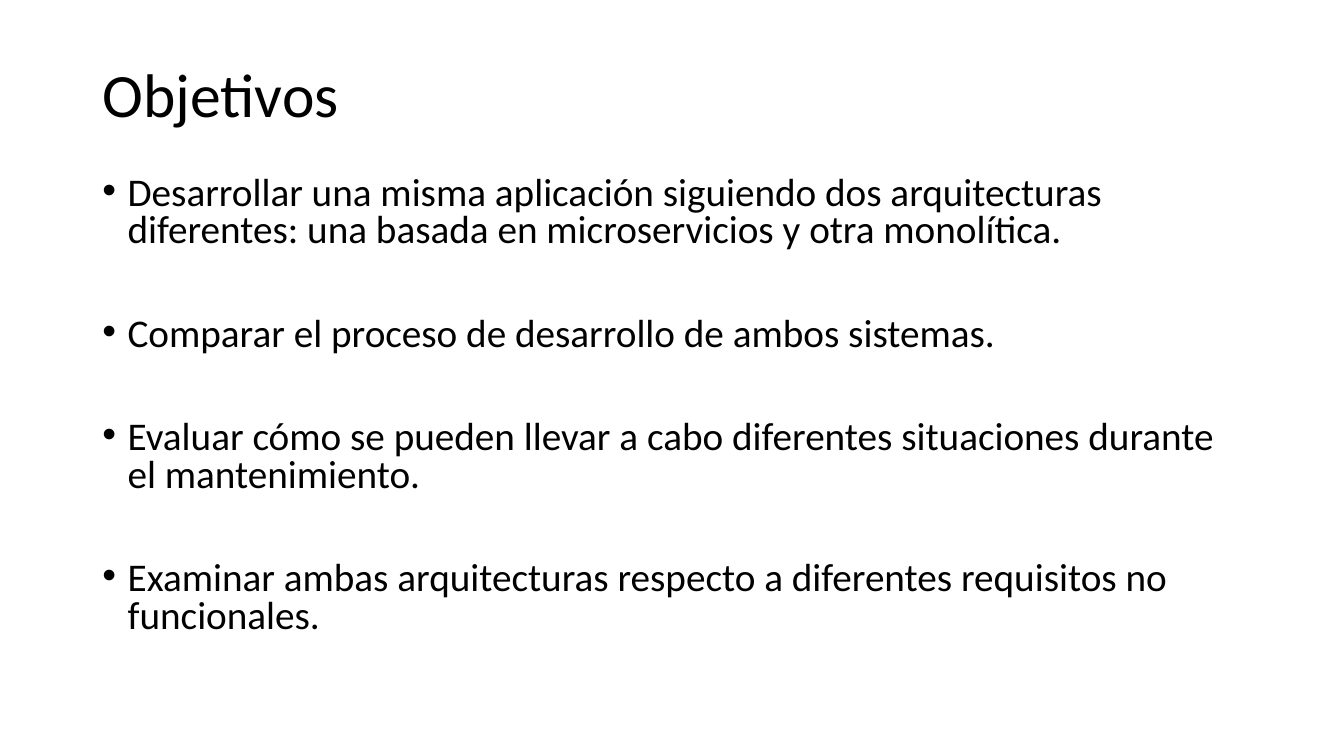
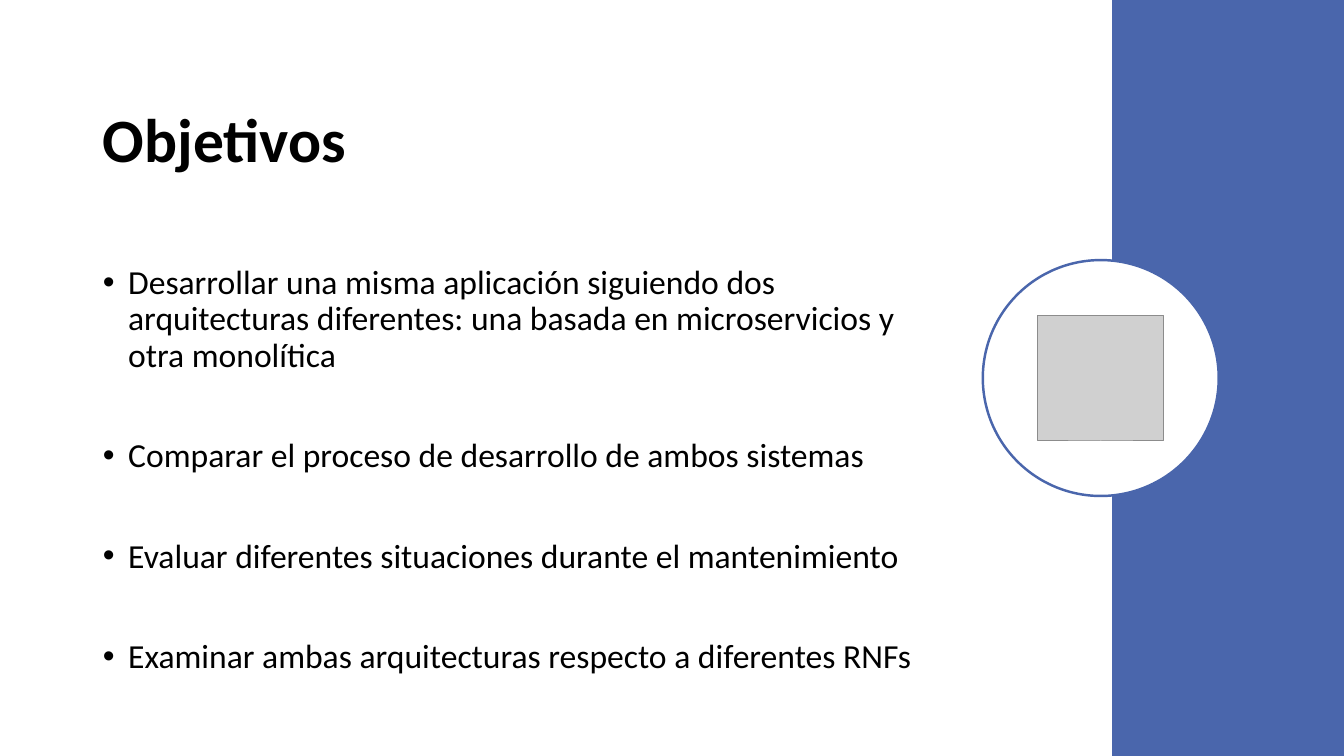
Before and after one commit to VictorIranzo/TFG_Microservices, a slide deck: slide 4 of Trabajo/Presentación/Desarrollo de software basado en microservicios.pptx. Drawn at 1344x756 pixels with LibreOffice and Linux fonts; fonts in the diff are those of the drawing; grey boxes stand for pictures. Boxes give left, top, right and bottom in pixels: in the first picture for what was removed or moved away, otherwise in the second. Text is boxed around its words. In the diff, an @@ line names an element or a change of style, - is before the commit and + after.

```diff
--- a/Trabajo/Presentación/Desarrollo de software basado en microservicios.pptx
+++ b/Trabajo/Presentación/Desarrollo de software basado en microservicios.pptx
@@ rectangle added at [1112, 0, 1344, 756], fill #4A66AC @@
@@ title "Objetivos": place and size @@
-title "Objetivos" at [102, 74, 338, 128]
+title "Objetivos" at [103, 118, 346, 173]
@@ title "Objetivos" at [103, 118, 346, 173]: bold on @@
@@ text "Desarrollar una misma aplicación siguiendo ..." at [128, 270, 911, 674]: vertical alignment top to middle @@
@@ ellipse added at [983, 260, 1219, 496], fill #FFFFFF, outline #4A66AC 1.75 pt @@
@@ text at [128, 270, 911, 674]: text changed; size 28 to 24 pt @@
-• Desarrollar una misma aplicación siguiendo dos arquitecturas diferentes: una basada en microservicios y otra monolítica.
-• Comparar el proceso de desarrollo de ambos sistemas.
-• Evaluar cómo se pueden llevar a cabo diferentes situaciones durante el mantenimiento.
-• Examinar ambas arquitecturas respecto a diferentes requisitos no funcionales.
+• Desarrollar una misma aplicación siguiendo dos arquitecturas diferentes: una basada en microservicios y otra monolítica
+• Comparar el proceso de desarrollo de ambos sistemas
+• Evaluar diferentes situaciones durante el mantenimiento
+• Examinar ambas arquitecturas respecto a diferentes RNFs
@@ picture added at [1038, 316, 1165, 442] @@
```
Also in this commit, not shown: 21 other slides changed, 8 slides added, 4 slides removed, 3 other files.
